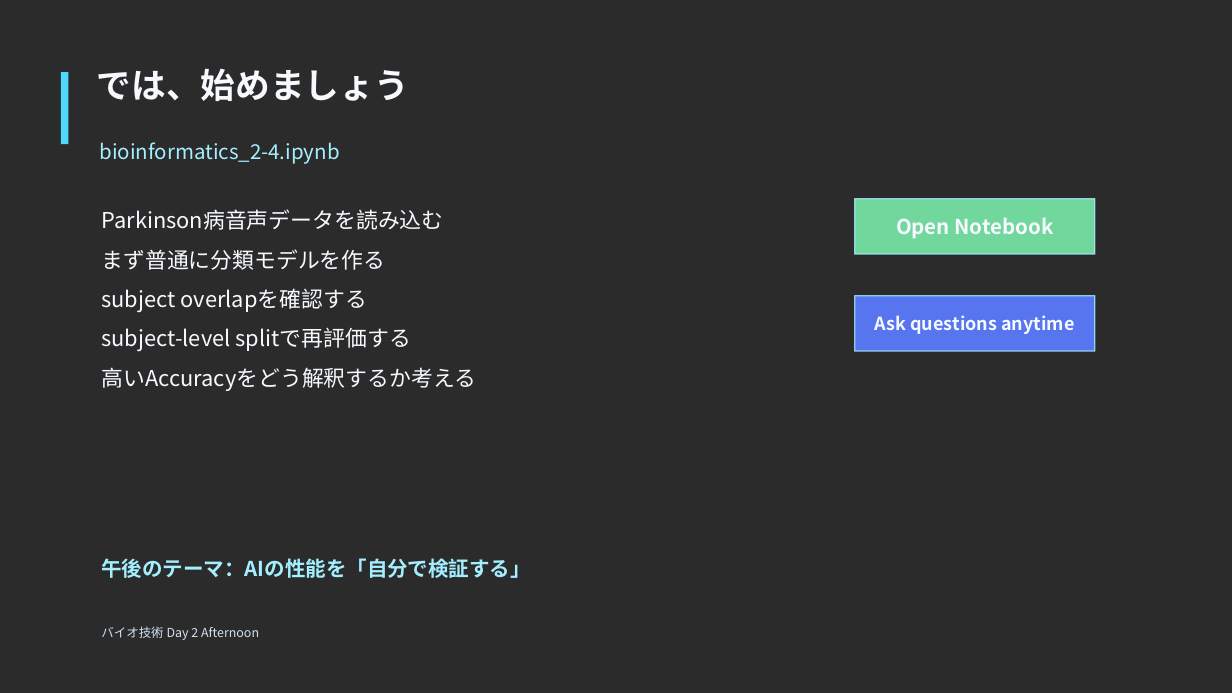
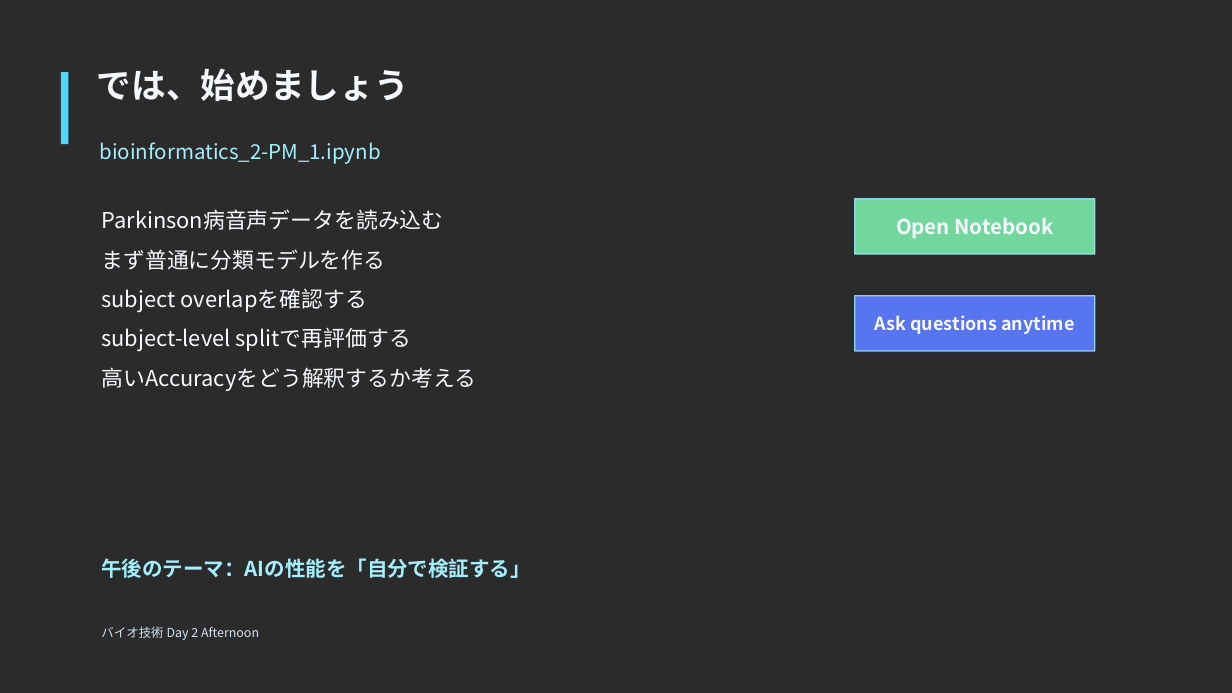
Before and after one commit to iwata97/bioinfo_2026, a slide deck: slide 12 of bioinformatics_day2_PM.pptx. Drawn at 1232x693 pixels with LibreOffice and Linux fonts; fonts in the diff are those of the drawing; background and template pictures are left out; a plain dark background stands for a picture behind light text. Boxes give left, top, right and bottom in pixels: in the first picture for what was removed or moved away, otherwise in the second. Text is boxed around its words. In the diff, an @@ line names an element or a change of style, - is before the commit and + after.

```diff
--- a/bioinformatics_day2_PM.pptx
+++ b/bioinformatics_day2_PM.pptx
@@ text at [100, 142, 381, 164]: text changed @@
-bioinformatics_2-4.ipynb
+bioinformatics_2-PM_1.ipynb
```
Also in this commit, not shown: 1 other slide changed, 2 other files.
